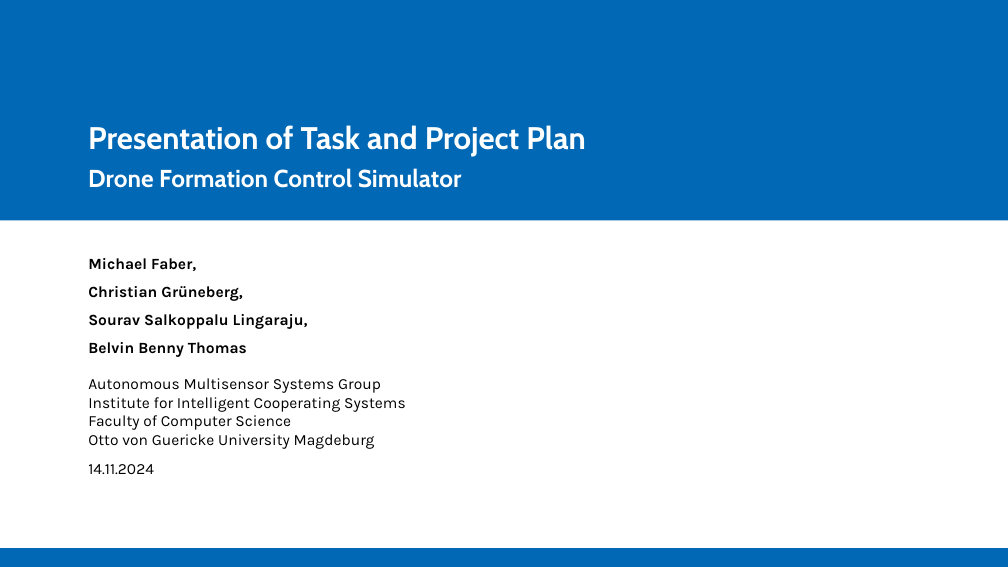
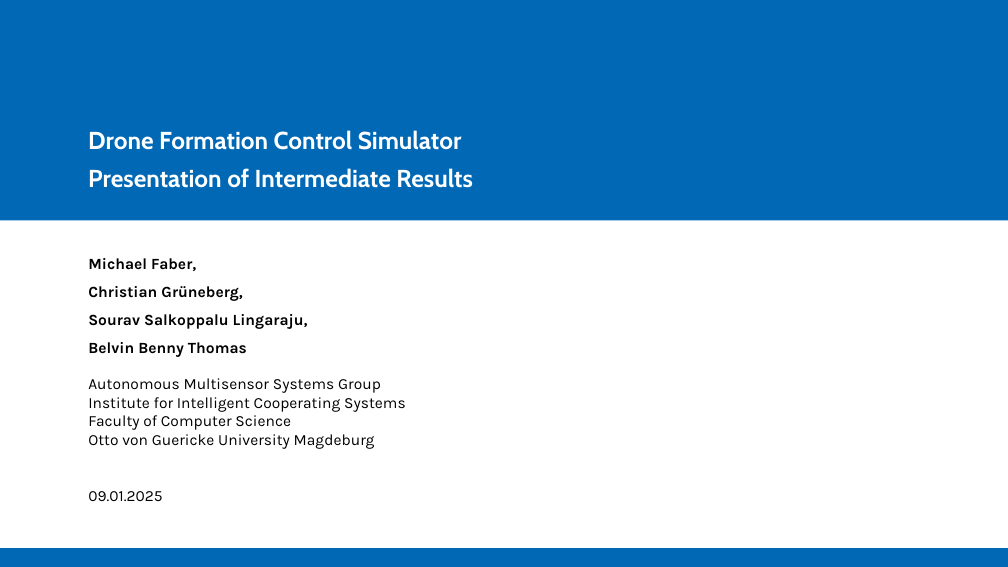
Before and after one commit to Belvin7/Drone_Project_personal-, a slide deck: slide 1 of AMS_Intermediate_Presentation.odp. Drawn at 1008x567 pixels with LibreOffice and Linux fonts; fonts in the diff are those of the drawing; background and template pictures are left out. Boxes give left, top, right and bottom in pixels: in the first picture for what was removed or moved away, otherwise in the second. Text is boxed around its words. In the diff, an @@ line names an element or a change of style, - is before the commit and + after.

```diff
--- a/AMS_Intermediate_Presentation.odp
+++ b/AMS_Intermediate_Presentation.odp
@@ title "Drone Formation Control Simulator": place and size @@
-title "Drone Formation Control Simulator" at (88, 168, 462, 188)
+title "Drone Formation Control Simulator" at (88, 130, 462, 150)
@@ title "Drone Formation Control Simulator" at (88, 130, 462, 150): less space between paragraphs @@
@@ title removed at (88, 125, 585, 157) @@
-Presentation of Task and Project Plan
@@ subtitle added at (88, 168, 472, 188), 17.5 pt, text #FFFFFF, bold @@
+Presentation of Intermediate Results
@@ text removed at (88, 464, 154, 474) @@
-14.11.2024
@@ text added at (88, 491, 162, 501), 11.1 pt, text #000000 @@
+09.01.2025
```
Also in this commit, not shown: 1 other slide changed, 12 slides added, 4 slides removed.
